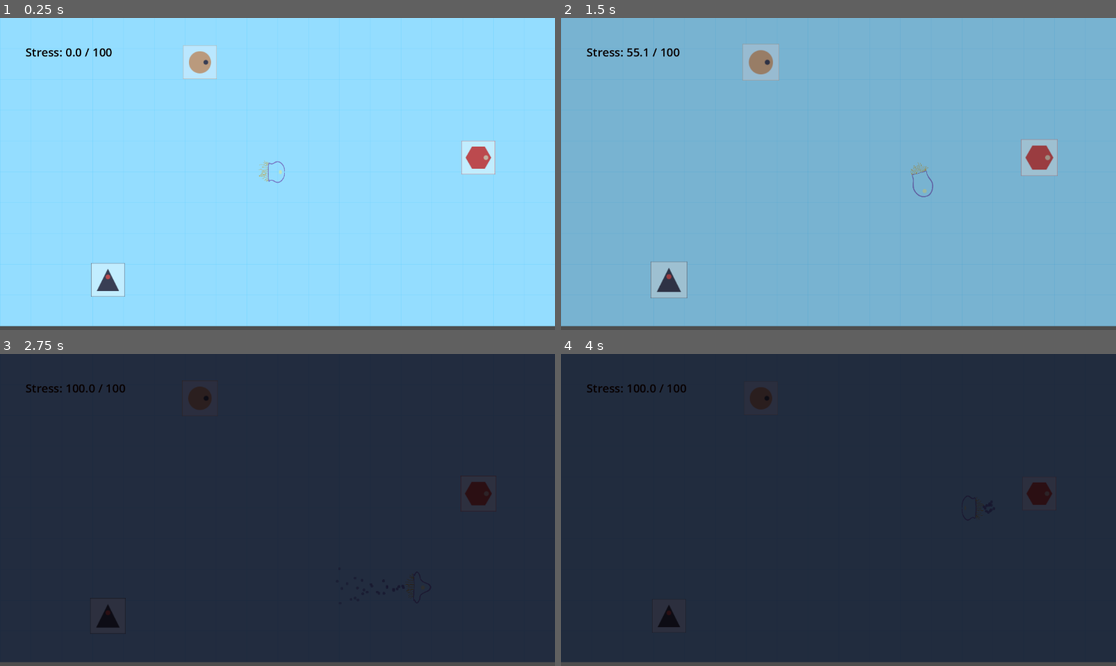
Above: before the commit, frames 1-4 (two rows, left to right).
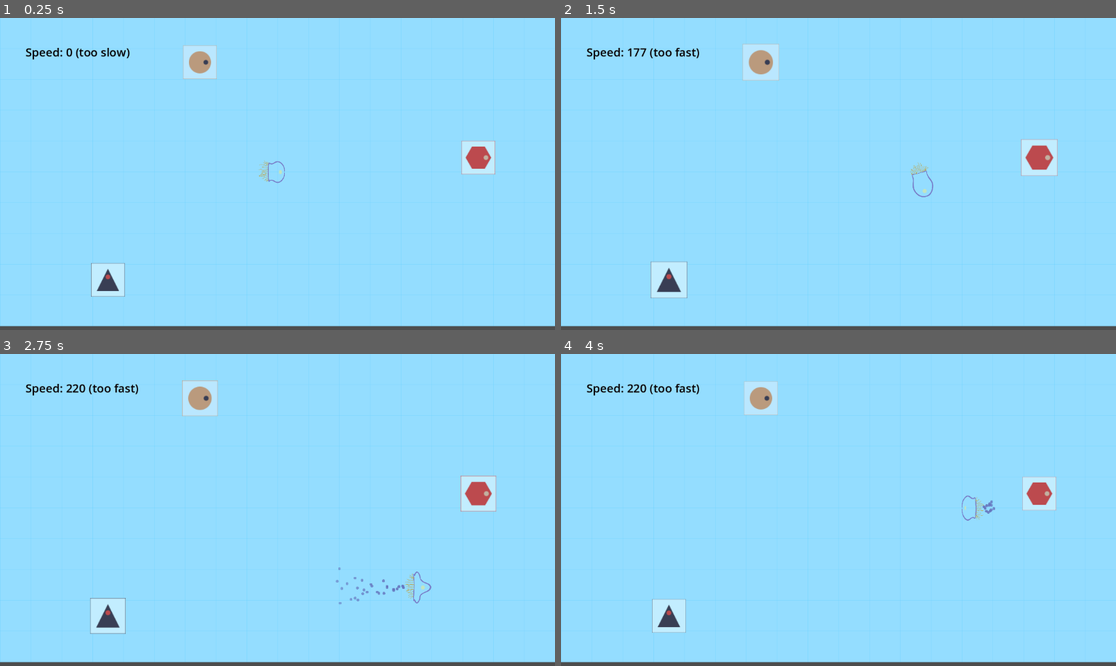
Above: after the commit, the same moments.

Repository: nurlopez/ictiopia
Game: Godot game, scene res://scenes/Main.tscn
Two runs of this game, one before a commit and one after it. Both use one fixed random seed, a clock stepped at 60 frames per second and the inputs below. The engine's default icon, where the game draws it, is replaced by a stand-in: a white triangle on a blue panel in a dark square.
Inputs:
- Up to frame 1 (0.25 s): no input
- Up to frame 2 (1.5 s): hold Right (move_right) 0.53-1.28 s; hold Down (move_down) from 1.28 s (still down)
- Up to frame 3 (2.75 s): release Down (move_down) at 2.03 s; hold Right (move_right) from 2.03 s (still down)
- Up to frame 4 (4 s): release Right (move_right) at 2.78 s; hold Up (move_up) 2.78-3.53 s; hold Left (move_left) from 3.53 s (still down)

The runs differ from the first frame. In frame 1, 0.3% of the frame differs, in the area x 5-24%, y 9-14%; in frame 2, 98%; in frame 3, 99%, in the area x 0-100%, y 0-99%; in frame 4, 99%.

Commit message:
feat(level1): Implemented foundation for Mechanic I (Speed Moderation) with condition where all collectibles must be rotated to target angles before portal opens.

Diff:
--- a/levels/Level1.tscn
+++ b/levels/Level1.tscn
@@ -4,7 +4,7 @@
 [ext_resource type="TileSet" uid="uid://dynqbnjogh3e6" path="res://assets/art/tileset_basic.tres" id="1_q6ueu"]
 [ext_resource type="Script" path="res://scenes/actors/ictio.gd" id="3_b8dmh"]
 [ext_resource type="Script" path="res://levels/level_controller.gd" id="4_6r36l"]
-[ext_resource type="Script" path="res://levels/stress_label.gd" id="4_6uqgx"]
+[ext_resource type="Script" path="res://levels/speed_label.gd" id="4_6uqgx"]
 [ext_resource type="AudioStream" uid="uid://q8jlbwj6f640" path="res://assets/audio/heart-beat-355442.mp3" id="4_vcuxx"]
 [ext_resource type="PackedScene" uid="uid://bkwbus7m2g1q4" path="res://scenes/environment/Portal.tscn" id="6_i25xe"]
 [ext_resource type="PackedScene" uid="uid://bxblioil7mesr" path="res://scenes/environment/Collectible.tscn" id="7_tnfui"]
@@ -55,7 +55,7 @@
 
 [node name="CanvasLayer" type="CanvasLayer" parent="."]
 
-[node name="StressLabel" type="Label" parent="CanvasLayer"]
+[node name="SpeedLabel" type="Label" parent="CanvasLayer"]
 anchors_preset = -1
 anchor_left = 0.08
 anchor_top = 0.111
--- a/levels/level_controller.gd
+++ b/levels/level_controller.gd
@@ -1,107 +1,54 @@
 extends Node
 
-## --- Tunables (adjust in Inspector) ---
+## Level Controller for Mechanic I (Speed Moderation)
+## Tracks collectibles and triggers portal when all are solved.
 
-@export var stress_limit: float = 100.0
-@export var overspeed_power: float = 2.0      # non-linearity; 2 = quadratic, 3 = cubic
-@export var overspeed_gain: float = 0.02      # lower than before; we’ll square the over-speed
-@export var calm_decay: float = 1.4           # a bit stronger decay feels readable
-	 # Max stress before fully intense
-@export var overspeed_threshold: float = 120.0
-
-@export var calm_color: Color = Color(0.76, 0.93, 1.00) # calm blue
-@export var intense_color: Color = Color(0.173, 0.184, 0.243) # dark
-
-var stress_view: float = 0.0                 # smoothed for visuals/audio
-@export var view_lerp_speed: float = 6.0     # larger = faster catch-up, try 4–8
-@export var tint_gamma: float = 2.0          # >1 makes early changes subtle; 2–3 feels “menacing”
-
-## --- Node references (auto-wired on _ready) ---
-@onready var tint := %Tint   # CanvasModulate
-@onready var audio_player: AudioStreamPlayer = %Audio
+@onready var tint := get_node_or_null("%Tint")
+@onready var audio_player: AudioStreamPlayer = get_node_or_null("%Audio")
 
 @warning_ignore("UNUSED_SIGNAL")
 signal all_collectibles_cleared
 
-
-var stress: float = 0.0
-var calm_mode: bool = false
 var remaining_collectibles: int = 0
 var started_with_collectibles := false
 
+# Visual settings (static calm state for Level 1)
+@export var calm_color: Color = Color(0.76, 0.93, 1.00)
+
 
 func _ready() -> void:
-	# Connect 'all_collectibles_cleared' to the portal
-	var portal := %Portal
+	# Connect signal to portal
+	var portal := get_node_or_null("%Portal")
 	if portal and not is_connected("all_collectibles_cleared", Callable(portal, "open_portal")):
 		connect("all_collectibles_cleared", Callable(portal, "open_portal"))
 
-	# connect ictio
-	var ictio := %Ictio
-	if ictio:
-		var cb := Callable(self, "_on_ictio_speed_changed")
-		if not ictio.speed_changed.is_connected(cb):
-			ictio.speed_changed.connect(cb)
-
-	if audio_player and not audio_player.playing:
-		audio_player.play()
-
-	# Defer the collectible count so every Collectible has time to add_to_group()
+	# Count collectibles after all nodes are ready
 	call_deferred("_late_count_collectibles")
 
-	_apply_visuals() # initial calm visuals
-
-
-
-# This will be called from Ictio via a signal we connect next
-func _on_ictio_speed_changed(speed: float) -> void:
-	if calm_mode:
-		return
-
-	if speed > overspeed_threshold:
-		var over := (speed / overspeed_threshold) - 1.0    # 0.0 at threshold, rising above
-		var growth := pow(over, overspeed_power)           # quadratic/cubic shape
-		stress += growth * overspeed_gain * stress_limit   # scale to limit so values are meaningful
-	else:
-		stress = max(0.0, stress - calm_decay)
-
-	stress = clamp(stress, 0.0, stress_limit)
-	# do NOT call _apply_visuals() here anymore; visuals will be smoothed in _process()
-
-func _process(delta: float) -> void:
-	# time-based smoothing (1 - e^{-k*dt})
-	var a := 1.0 - exp(-view_lerp_speed * delta)
-	stress_view = lerp(stress_view, stress, a)
+	# Apply calm visuals
 	_apply_visuals()
 
-func reduce_stress(amount: float) -> void:
-	stress = max(0.0, stress - amount)
-	_apply_visuals()
 
 func _late_count_collectibles() -> void:
 	remaining_collectibles = get_tree().get_nodes_in_group("collectibles").size()
 	started_with_collectibles = remaining_collectibles > 0
-	print("[LevelController] found collectibles:", remaining_collectibles)
+	print("[LevelController] found collectibles: ", remaining_collectibles)
+
 
 func notify_collectible_picked() -> void:
 	remaining_collectibles = max(0, remaining_collectibles - 1)
+	print("[LevelController] remaining: ", remaining_collectibles)
 	if started_with_collectibles and remaining_collectibles == 0:
-		enter_calm_mode()
+		_on_all_cleared()
+
+
+func _on_all_cleared() -> void:
+	print("[LevelController] all collectibles cleared!")
+	emit_signal("all_collectibles_cleared")
+
 
 func _apply_visuals() -> void:
-	var x: float = clamp(stress_view / stress_limit, 0.0, 1.0)
-	var t := pow(x, tint_gamma)                       # subtle at low stress, faster near high
-	var calm := calm_color                  # deep calm water
-	var intense := intense_color              # warm-magenta stress
 	if tint:
-		tint.color = calm.lerp(intense, t)
-	if audio_player:
-		audio_player.volume_db = lerp(-20.0, -4.0, t)  # starts quiet, rises smoothly
-
-func enter_calm_mode() -> void:
-	calm_mode = true
-	stress = 0.0
-	_apply_visuals()
+		tint.color = calm_color
 	if audio_player:
 		audio_player.volume_db = -20.0
-	emit_signal("all_collectibles_cleared")
--- /dev/null
+++ b/levels/speed_label.gd
@@ -0,0 +1,28 @@
+extends Label
+
+## Debug label showing current speed and Goldilocks zone status.
+## Can be hidden in final build.
+
+@onready var ictio := get_node_or_null("%Ictio")
+
+# Match these to your collectible defaults for accurate feedback
+@export var min_effective_speed: float = 60.0
+@export var max_effective_speed: float = 140.0
+
+
+func _process(_delta: float) -> void:
+	if ictio == null:
+		return
+
+	var speed: float = ictio.velocity.length()
+	var in_zone: bool = speed >= min_effective_speed and speed <= max_effective_speed
+
+	if speed < min_effective_speed:
+		text = "Speed: %.0f (too slow)" % speed
+		modulate = Color(0.6, 0.6, 0.8)
+	elif speed > max_effective_speed:
+		text = "Speed: %.0f (too fast)" % speed
+		modulate = Color(1.0, 0.5, 0.5)
+	else:
+		text = "Speed: %.0f (good)" % speed
+		modulate = Color(0.5, 1.0, 0.5)
--- a/levels/stress_label.gd
+++ /dev/null
@@ -1,7 +0,0 @@
-extends Label
-
-@onready var lc := $"../../LevelController"
-
-func _process(_delta: float) -> void:
-	if lc:
-		text = "Stress: %.1f / %.0f" % [lc.stress, lc.stress_limit]
--- a/scenes/environment/collectible.gd
+++ b/scenes/environment/collectible.gd
@@ -12,27 +12,29 @@
 @export var icon_scale: float = 1.0
 @export var icon_modulate: Color = Color.WHITE
 
-# --- Stress gating & feedback ---
-@export var required_stress_max: float = 30.0
-@export var knockback_pixels: float = 64.0
+# --- Speed Moderation (Mechanic I) ---
+@export var min_effective_speed: float = 60.0   # below this = too slow, no rotation
+@export var max_effective_speed: float = 140.0  # above this = too fast, no rotation
+@export var knockback_pixels: float = 48.0      # bounce distance on wrong speed
 
 # --- Rotation puzzle ---
 @export var angle_step_deg: float = 45.0
 @export var start_angle_deg: float = 0.0
 @export_range(0.0, 359.0, 1.0) var required_angle_deg: float = 0.0
-@export var angle_tolerance_deg: float = 1.0   # how close is “good enough” (in degrees)
+@export var angle_tolerance_deg: float = 1.0   # how close is "good enough" (in degrees)
 
 # --- SFX (optional) ---
 @export var pickup_sound: AudioStream
 @export var rotate_sound: AudioStream
 @export var fail_sound: AudioStream
 
-# --- Calming effect on pickup  ---
-@export var stress_reduction: float = 25.0
+# --- Pickup behavior ---
 @export var auto_hide: bool = true
+
 
 func _wrap360(v: float) -> float:
 	return fposmod(v, 360.0)
+
 
 func _angle_delta(a: float, b: float) -> float:
 	var ra: float = _wrap360(a)
@@ -40,8 +42,10 @@
 	var d: float = abs(ra - rb)
 	return min(d, 360.0 - d)
 
+
 func _is_angle_match(a: float, b: float, tol: float) -> bool:
 	return _angle_delta(a, b) <= tol
+
 
 func _ready() -> void:
 	# Per-instance sprite look
@@ -50,7 +54,7 @@
 	sprite.scale = Vector2.ONE * icon_scale
 	sprite.modulate = icon_modulate
 	if sprite.has_method("set_centered"):
-		sprite.centered = true  # default is true, but just to be explicit
+		sprite.centered = true
 
 	# Start at a defined orientation
 	current_angle_deg = _wrap360(start_angle_deg)
@@ -72,6 +76,18 @@
 	add_to_group("collectibles")
 
 
+func _wobble() -> void:
+	# Visual feedback: object wobbles but does NOT rotate
+	if sprite == null:
+		return
+	var original_rot: float = sprite.rotation_degrees
+	var tween := create_tween()
+	tween.tween_property(sprite, "rotation_degrees", original_rot + 8.0, 0.05)
+	tween.tween_property(sprite, "rotation_degrees", original_rot - 8.0, 0.1)
+	tween.tween_property(sprite, "rotation_degrees", original_rot + 4.0, 0.08)
+	tween.tween_property(sprite, "rotation_degrees", original_rot, 0.07)
+
+
 func _on_body_entered(body: Node) -> void:
 	# Only react to Ictio
 	if body == null or body.name != "Ictio":
@@ -80,49 +96,51 @@
 	if ictio == null:
 		return
 
-	# Gate by stress (use smoothed view for feel)
-	var lc = %LevelController
-	if lc and lc.stress_view > required_stress_max:
-		# Too stressed: knock back one tile and reject
+	# --- Speed Moderation (Mechanic I) ---
+	var speed: float = ictio.velocity.length()
+	var in_goldilocks: bool = speed >= min_effective_speed and speed <= max_effective_speed
+
+	if not in_goldilocks:
+		# Wrong speed: wobble + bounce back, NO rotation
+		_wobble()
+
+		# Bounce Ictio back
 		var dir: Vector2 = (ictio.global_position - global_position).normalized()
 		ictio.set_deferred("global_position", ictio.global_position + dir * knockback_pixels)
-		# Optional: tiny nudge (comment out if you dislike)
 		var v: Vector2 = ictio.velocity
-		v = v - dir * 150.0
+		v = v - dir * 100.0
 		ictio.set_deferred("velocity", v)
 
-		# Optional fail sfx
+		# Fail SFX
 		if fail_sound and audio_player:
 			audio_player.stream = fail_sound
 			audio_player.volume_db = -6.0
 			audio_player.play()
 		return
 
-	# Rotate by one step (wrap at 360)
+	# --- Correct speed: rotate by one step ---
 	current_angle_deg = _wrap360(current_angle_deg + angle_step_deg)
 	sprite.rotation_degrees = current_angle_deg
 
-	# Optional rotate tick sfx
+	# Rotate tick SFX
 	if rotate_sound and audio_player:
 		audio_player.stream = rotate_sound
 		audio_player.volume_db = -10.0
 		audio_player.play()
 
-	# If angle matches the required angle (within tolerance) -> collect
+	# --- Check if puzzle solved ---
 	if _is_angle_match(current_angle_deg, required_angle_deg, angle_tolerance_deg):
-		# Reduce stress
-		if lc and lc.has_method("reduce_stress"):
-			lc.reduce_stress(stress_reduction)
+		var lc = get_node_or_null("%LevelController")
 		if lc and lc.has_method("notify_collectible_picked"):
 			lc.notify_collectible_picked()
 
-		# Play pickup sfx (if assigned)
+		# Pickup SFX
 		if pickup_sound and audio_player:
 			audio_player.stream = pickup_sound
 			audio_player.volume_db = -6.0
 			audio_player.play()
 
-		# Disable collisions (deferred) and hide with tween, then free
+		# Disable collisions and hide
 		if shape:
 			shape.set_deferred("disabled", true)
 		set_deferred("monitoring", false)
Not shown, added: .claude/docs/architectural_patterns.md
Not shown, added: .claude/docs/mechanics.md
Not shown, added: CLAUDE.md
